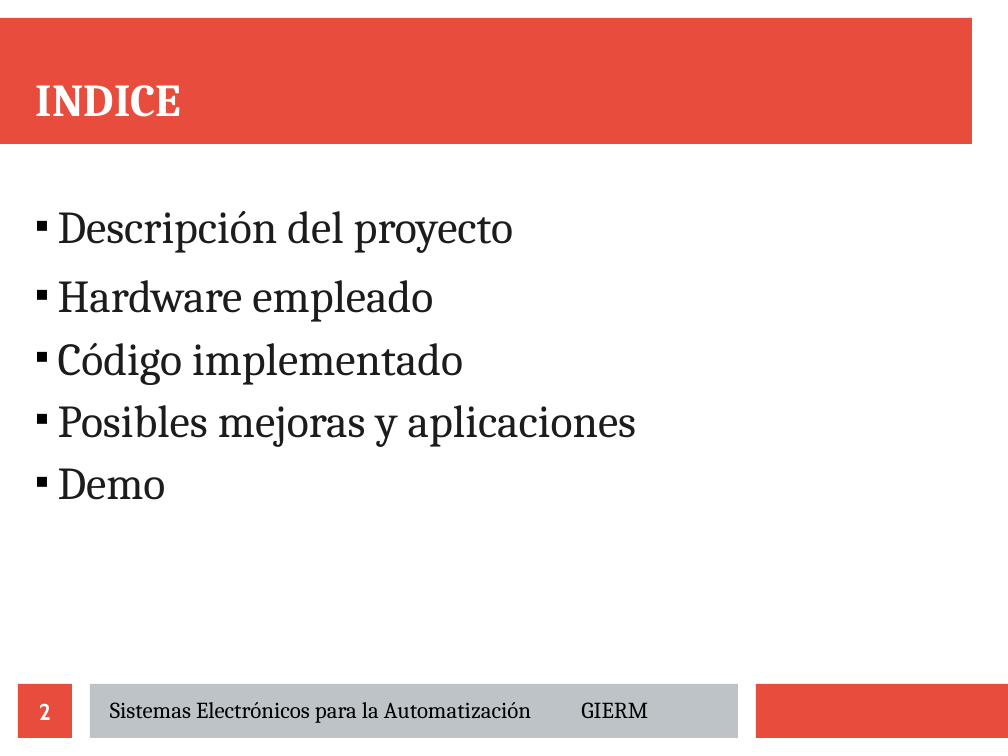
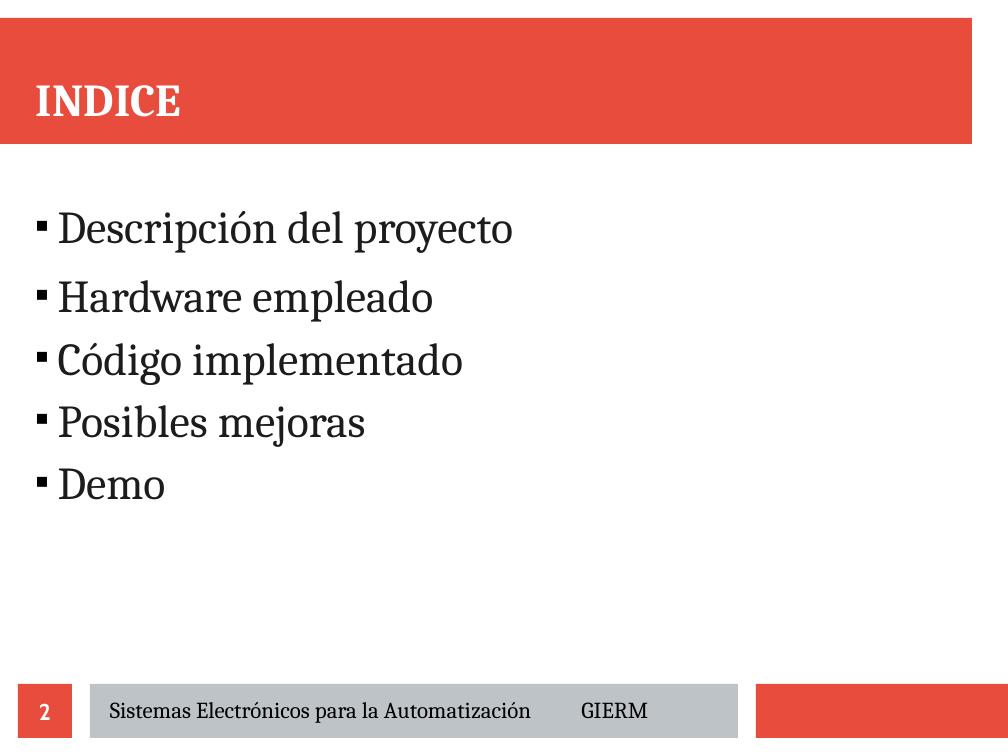
Before and after one commit to Richard-Haes-Ellis/Tiwiimo, a slide deck: slide 2 of docs/presentacion/defensa.odp. Drawn at 1008x756 pixels with LibreOffice and Linux fonts; fonts in the diff are those of the drawing. Boxes give left, top, right and bottom in pixels: in the first picture for what was removed or moved away, otherwise in the second. Text is boxed around its words. In the diff, an @@ line names an element or a change of style, - is before the commit and + after.

```diff
--- a/docs/presentacion/defensa.odp
+++ b/docs/presentacion/defensa.odp
@@ subtitle at box(58, 405, 366, 447): text changed @@
-■ Posibles mejoras y aplicaciones
+■ Posibles mejoras
```
Also in this commit, not shown: 4 other slides changed, 1 slide added, 1 slide removed, 5 other files.
